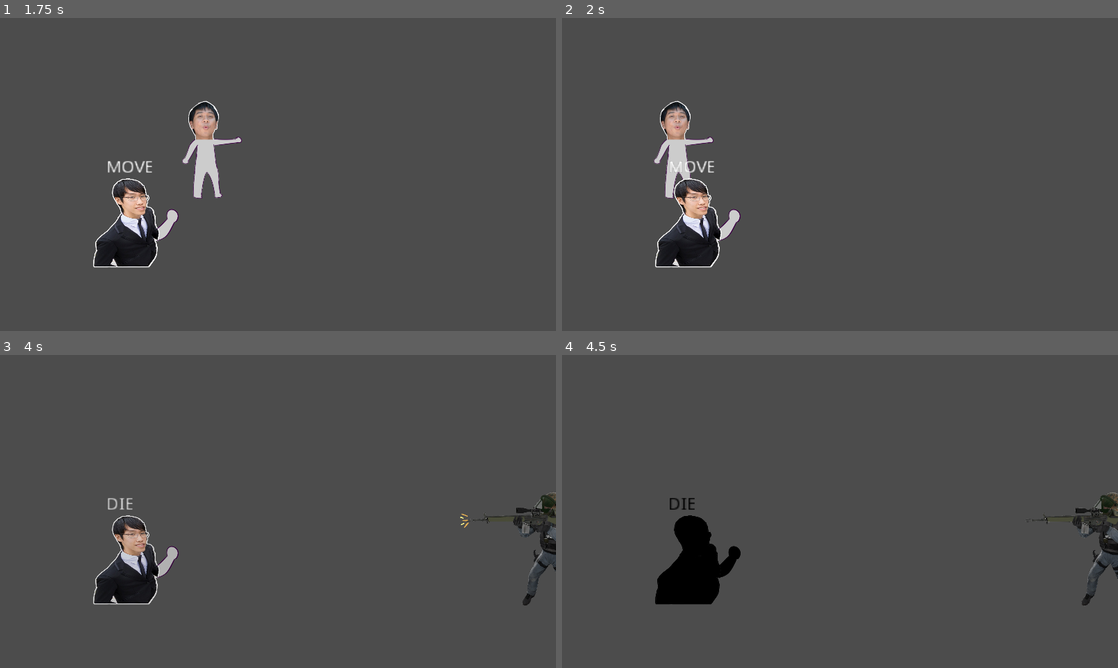
Above: before the commit, frames 1-4 (two rows, left to right).
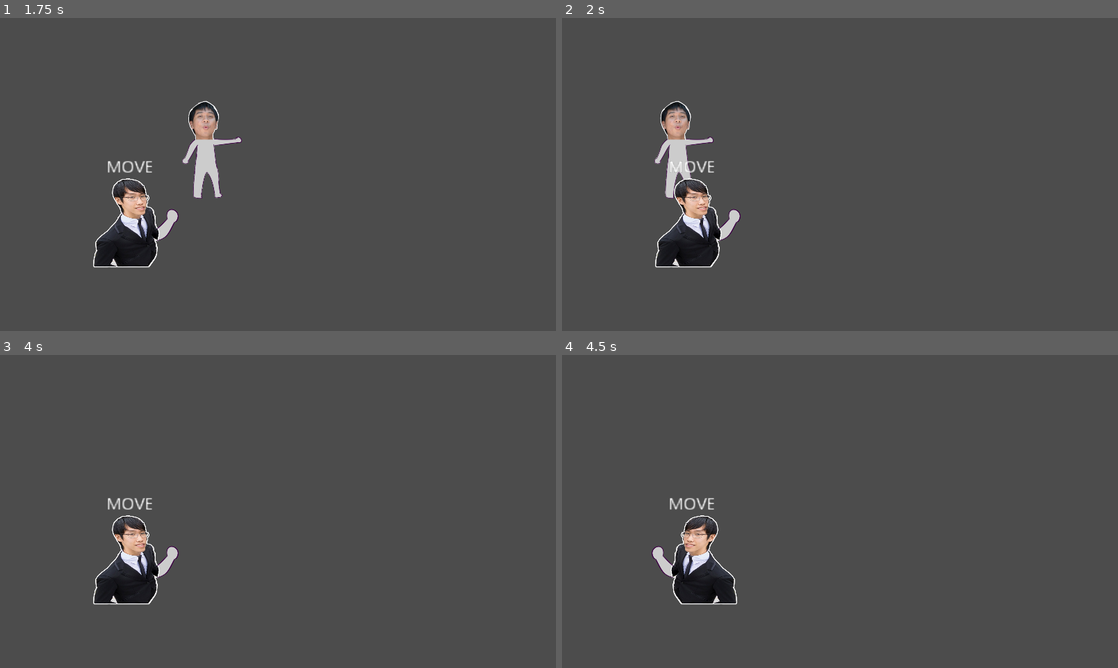
Above: after the commit, the same moments.

Repository: BeatMil/Mugi-again
Game: Godot game, scene res://scene/csgo_m4.tscn
Two runs of this game, one before a commit and one after it. Both use one fixed random seed, a clock stepped at 60 frames per second and the inputs below. This scene is started directly instead of the project's main scene.
Inputs:
- Up to frame 1 (1.75 s): tap Enter (ui_accept) at 0.5, 0.77, 0.8, 1.07, 1.35, 1.52 s; hold L (block) 0.53-1.28 s; hold Right (ui_right) from 0.53 s (still down); tap L (block) at 1.55 s
- Up to frame 2 (2 s): keep holding Right (ui_right); tap Enter (ui_accept) at 1.82 s
- Up to frame 3 (4 s): release Right (ui_right) at 2.03 s; hold Left (ui_left) 2.03-2.78 s; hold K (attack02) 2.03-2.78 s; tap Enter (ui_accept) at 2.3, 2.75, 3.02, 3.32, 3.5, 3.77, 3.8 s; hold Right (ui_right) from 2.78 s (still down); tap L (block) at 2.85 s; hold R from 3.53 s (still down)
- Up to frame 4 (4.5 s): tap Enter (ui_accept) at 4.07 s; release Right (ui_right) at 4.28 s; release R at 4.28 s; hold Left (ui_left) from 4.28 s (still down); tap Backspace at 4.35 s

Frame 1 is identical in both runs. In frame 2, 0.2% of the frame differs, in the area x 16-28%, y 26-58%; in frame 3, 1.8%; in frame 4, 4.0%, in the area x 16-100%, y 43-81%.

Commit message:
added event01 - event05 in csgo scene

Diff:
--- a/prefab/enemy_ct.tscn
+++ b/prefab/enemy_ct.tscn
@@ -1,9 +1,10 @@
-[gd_scene load_steps=10 format=2]
+[gd_scene load_steps=12 format=2]
 
 [ext_resource path="res://media/Enemy/enemy_ct.png" type="Texture" id=1]
 [ext_resource path="res://media/Sound/csgo/csgo/m4a1_01.wav" type="AudioStream" id=2]
 [ext_resource path="res://script/enemy_ct.gd" type="Script" id=3]
 [ext_resource path="res://media/Sound/csgo/csgo/zeus.wav" type="AudioStream" id=4]
+[ext_resource path="res://media/Sound/csgo/csgo/alert.wav" type="AudioStream" id=5]
 
 [sub_resource type="RectangleShape2D" id=1]
 extents = Vector2( 128, 256 )
@@ -34,6 +35,46 @@
 "transitions": PoolRealArray( 1 ),
 "update": 1,
 "values": [ ExtResource( 4 ) ]
+}
+tracks/2/type = "value"
+tracks/2/path = NodePath("sfx:playing")
+tracks/2/interp = 1
+tracks/2/loop_wrap = true
+tracks/2/imported = false
+tracks/2/enabled = true
+tracks/2/keys = {
+"times": PoolRealArray( 0 ),
+"transitions": PoolRealArray( 1 ),
+"update": 1,
+"values": [ true ]
+}
+
+[sub_resource type="Animation" id=6]
+resource_name = "hide"
+length = 0.5
+tracks/0/type = "value"
+tracks/0/path = NodePath(".:modulate")
+tracks/0/interp = 1
+tracks/0/loop_wrap = true
+tracks/0/imported = false
+tracks/0/enabled = true
+tracks/0/keys = {
+"times": PoolRealArray( 0, 0.5 ),
+"transitions": PoolRealArray( 1, 1 ),
+"update": 0,
+"values": [ Color( 1, 1, 1, 0 ), Color( 1, 1, 1, 1 ) ]
+}
+tracks/1/type = "value"
+tracks/1/path = NodePath("sfx:stream")
+tracks/1/interp = 1
+tracks/1/loop_wrap = true
+tracks/1/imported = false
+tracks/1/enabled = true
+tracks/1/keys = {
+"times": PoolRealArray( 0 ),
+"transitions": PoolRealArray( 1 ),
+"update": 1,
+"values": [ ExtResource( 5 ) ]
 }
 tracks/2/type = "value"
 tracks/2/path = NodePath("sfx:playing")
@@ -126,6 +167,7 @@
 
 [node name="AnimationPlayer" type="AnimationPlayer" parent="."]
 anims/die = SubResource( 5 )
+anims/hide = SubResource( 6 )
 anims/idle = SubResource( 2 )
 anims/shoot = SubResource( 3 )
 
--- a/scene/csgo_m4.tscn
+++ b/scene/csgo_m4.tscn
@@ -10,6 +10,15 @@
 [ext_resource path="res://media/Sound/csgo/friends/bill-where_are_you01.wav" type="AudioStream" id=8]
 [ext_resource path="res://prefab/enemy_ct.tscn" type="PackedScene" id=9]
 [ext_resource path="res://prefab/curtain.tscn" type="PackedScene" id=10]
+[ext_resource path="res://media/Sound/csgo/friends/dew-they_see_me01.wav" type="AudioStream" id=11]
+[ext_resource path="res://media/Sound/csgo/friends/bill_dew_go.wav" type="AudioStream" id=12]
+[ext_resource path="res://media/Sound/csgo/friends/dew-behind_orange_box01.wav" type="AudioStream" id=13]
+[ext_resource path="res://media/Block/orange_box.png" type="Texture" id=14]
+[ext_resource path="res://media/Sound/csgo/friends/bill-no01.wav" type="AudioStream" id=15]
+[ext_resource path="res://media/Sound/csgo/friends/dew-go_b_now01.wav" type="AudioStream" id=16]
+[ext_resource path="res://media/Sound/csgo/friends/bill-noise01.wav" type="AudioStream" id=17]
+[ext_resource path="res://media/Sound/csgo/friends/bill-miss_my_shot01.wav" type="AudioStream" id=18]
+[ext_resource path="res://media/Sound/csgo/csgo/awp_02.wav" type="AudioStream" id=19]
 
 [sub_resource type="DynamicFont" id=1]
 size = 50
@@ -27,7 +36,7 @@
 "times": PoolRealArray( 0, 1 ),
 "transitions": PoolRealArray( 5, 1 ),
 "update": 0,
-"values": [ Vector2( 1536, 320 ), Vector2( 4500, 320 ) ]
+"values": [ Vector2( 1536, 320 ), Vector2( 5296, 336 ) ]
 }
 tracks/1/type = "value"
 tracks/1/path = NodePath("sfx:stream")
@@ -52,6 +61,130 @@
 "transitions": PoolRealArray( 1 ),
 "update": 1,
 "values": [ true ]
+}
+
+[sub_resource type="Animation" id=6]
+resource_name = "dew_event01"
+length = 1.4
+tracks/0/type = "value"
+tracks/0/path = NodePath("sfx:stream")
+tracks/0/interp = 1
+tracks/0/loop_wrap = true
+tracks/0/imported = false
+tracks/0/enabled = true
+tracks/0/keys = {
+"times": PoolRealArray( 0 ),
+"transitions": PoolRealArray( 1 ),
+"update": 1,
+"values": [ ExtResource( 11 ) ]
+}
+tracks/1/type = "value"
+tracks/1/path = NodePath("sfx:playing")
+tracks/1/interp = 1
+tracks/1/loop_wrap = true
+tracks/1/imported = false
+tracks/1/enabled = true
+tracks/1/keys = {
+"times": PoolRealArray( 0 ),
+"transitions": PoolRealArray( 1 ),
+"update": 1,
+"values": [ true ]
+}
+
+[sub_resource type="Animation" id=8]
+resource_name = "event01_5"
+length = 1.5
+tracks/0/type = "value"
+tracks/0/path = NodePath("sfx:stream")
+tracks/0/interp = 1
+tracks/0/loop_wrap = true
+tracks/0/imported = false
+tracks/0/enabled = true
+tracks/0/keys = {
+"times": PoolRealArray( 0 ),
+"transitions": PoolRealArray( 1 ),
+"update": 1,
+"values": [ ExtResource( 13 ) ]
+}
+tracks/1/type = "value"
+tracks/1/path = NodePath("sfx:playing")
+tracks/1/interp = 1
+tracks/1/loop_wrap = true
+tracks/1/imported = false
+tracks/1/enabled = true
+tracks/1/keys = {
+"times": PoolRealArray( 0 ),
+"transitions": PoolRealArray( 1 ),
+"update": 1,
+"values": [ true ]
+}
+
+[sub_resource type="Animation" id=7]
+resource_name = "event03"
+length = 0.5
+tracks/0/type = "value"
+tracks/0/path = NodePath("sfx:stream")
+tracks/0/interp = 1
+tracks/0/loop_wrap = true
+tracks/0/imported = false
+tracks/0/enabled = true
+tracks/0/keys = {
+"times": PoolRealArray( 0 ),
+"transitions": PoolRealArray( 1 ),
+"update": 1,
+"values": [ ExtResource( 12 ) ]
+}
+tracks/1/type = "value"
+tracks/1/path = NodePath("sfx:playing")
+tracks/1/interp = 1
+tracks/1/loop_wrap = true
+tracks/1/imported = false
+tracks/1/enabled = true
+tracks/1/keys = {
+"times": PoolRealArray( 0 ),
+"transitions": PoolRealArray( 1 ),
+"update": 1,
+"values": [ true ]
+}
+
+[sub_resource type="Animation" id=9]
+resource_name = "event05"
+length = 6.0
+tracks/0/type = "value"
+tracks/0/path = NodePath("bill:position")
+tracks/0/interp = 1
+tracks/0/loop_wrap = true
+tracks/0/imported = false
+tracks/0/enabled = true
+tracks/0/keys = {
+"times": PoolRealArray( 0, 0.8, 3, 4 ),
+"transitions": PoolRealArray( 1, 1, 1, 1 ),
+"update": 0,
+"values": [ Vector2( 5296, 336 ), Vector2( 8576, 336 ), Vector2( 8576, 336 ), Vector2( 5120, 320 ) ]
+}
+tracks/1/type = "value"
+tracks/1/path = NodePath("sfx:stream")
+tracks/1/interp = 1
+tracks/1/loop_wrap = true
+tracks/1/imported = false
+tracks/1/enabled = true
+tracks/1/keys = {
+"times": PoolRealArray( 0.9, 1.2, 2.3, 4, 4.5, 5.3 ),
+"transitions": PoolRealArray( 1, 1, 1, 1, 1, 1 ),
+"update": 1,
+"values": [ ExtResource( 4 ), ExtResource( 16 ), ExtResource( 15 ), ExtResource( 19 ), ExtResource( 18 ), ExtResource( 17 ) ]
+}
+tracks/2/type = "value"
+tracks/2/path = NodePath("sfx:playing")
+tracks/2/interp = 1
+tracks/2/loop_wrap = true
+tracks/2/imported = false
+tracks/2/enabled = true
+tracks/2/keys = {
+"times": PoolRealArray( 0.9, 1.2, 2.3, 4, 4.5, 5.3 ),
+"transitions": PoolRealArray( 1, 1, 1, 1, 1, 1 ),
+"update": 1,
+"values": [ true, true, true, true, true, true ]
 }
 
 [sub_resource type="Animation" id=3]
@@ -106,11 +239,11 @@
 "values": [ true, true, true ]
 }
 
+[sub_resource type="RectangleShape2D" id=5]
+extents = Vector2( 10, 272 )
+
 [sub_resource type="RectangleShape2D" id=4]
 extents = Vector2( 16, 96 )
-
-[sub_resource type="RectangleShape2D" id=5]
-extents = Vector2( 10, 272 )
 
 [node name="csgo_m4" type="Node2D"]
 script = ExtResource( 3 )
@@ -165,8 +298,13 @@
 "_edit_use_anchors_": false
 }
 
+[node name="orange_box" type="Sprite" parent="."]
+position = Vector2( 4160, 560 )
+scale = Vector2( 2.48123, 2.48123 )
+texture = ExtResource( 14 )
+
 [node name="bill" parent="." instance=ExtResource( 2 )]
-position = Vector2( -192, 320 )
+position = Vector2( 5120, 320 )
 scale = Vector2( 0.570313, 0.570313 )
 
 [node name="dew_csgo" parent="." instance=ExtResource( 1 )]
@@ -177,31 +315,95 @@
 position = Vector2( 750.933, -273.067 )
 
 [node name="enemy_ct" parent="." instance=ExtResource( 9 )]
-position = Vector2( 2912, 480 )
+position = Vector2( 4306.75, 487.25 )
+
+[node name="enemy_ct2" parent="." instance=ExtResource( 9 )]
+modulate = Color( 1, 1, 1, 0 )
+position = Vector2( 7200, 496 )
 
 [node name="AnimationPlayer" type="AnimationPlayer" parent="."]
 anims/bill_event01 = SubResource( 2 )
+anims/dew_event01 = SubResource( 6 )
+anims/event01_5 = SubResource( 8 )
+anims/event03 = SubResource( 7 )
+anims/event05 = SubResource( 9 )
 anims/intro = SubResource( 3 )
 
 [node name="sfx" type="AudioStreamPlayer" parent="."]
-stream = ExtResource( 8 )
+stream = ExtResource( 17 )
 
 [node name="event" type="Node2D" parent="."]
 position = Vector2( 1424, 496 )
 
-[node name="event01" type="Area2D" parent="event"]
-__meta__ = {
-"_editor_description_": "Bill runs away"
-}
-
-[node name="CollisionShape2D" type="CollisionShape2D" parent="event/event01"]
-shape = SubResource( 4 )
-
 [node name="event_back_block" type="Area2D" parent="event"]
 position = Vector2( -1456, -112 )
+__meta__ = {
+"_edit_group_": true
+}
 
 [node name="CollisionShape2D" type="CollisionShape2D" parent="event/event_back_block"]
 shape = SubResource( 5 )
+
+[node name="event01" type="Area2D" parent="event"]
+__meta__ = {
+"_edit_group_": true,
+"_editor_description_": "Bill runs away"
+}
+
+[node name="CollisionShape2D" type="CollisionShape2D" parent="event/event01"]
+shape = SubResource( 4 )
+
+[node name="event01_5" type="Area2D" parent="event"]
+position = Vector2( 896, 0 )
+__meta__ = {
+"_edit_group_": true,
+"_editor_description_": "Bill runs away"
+}
+
+[node name="CollisionShape2D" type="CollisionShape2D" parent="event/event01_5"]
+shape = SubResource( 4 )
+
+[node name="event02" type="Area2D" parent="event"]
+position = Vector2( 1712, -16 )
+__meta__ = {
+"_edit_group_": true,
+"_editor_description_": "Bill runs away"
+}
+
+[node name="CollisionShape2D" type="CollisionShape2D" parent="event/event02"]
+position = Vector2( 1408, 16 )
+shape = SubResource( 4 )
+
+[node name="event03" type="Area2D" parent="event"]
+position = Vector2( 2784, -16 )
+__meta__ = {
+"_edit_group_": true,
+"_editor_description_": "Bill runs away"
+}
+
+[node name="CollisionShape2D" type="CollisionShape2D" parent="event/event03"]
+position = Vector2( 992, 16 )
+shape = SubResource( 4 )
+
+[node name="event04" type="Area2D" parent="event"]
+position = Vector2( 5008, 0 )
+__meta__ = {
+"_edit_group_": true,
+"_editor_description_": "Bill runs away"
+}
+
+[node name="CollisionShape2D" type="CollisionShape2D" parent="event/event04"]
+shape = SubResource( 4 )
+
+[node name="event05" type="Area2D" parent="event"]
+position = Vector2( 6080, 0 )
+__meta__ = {
+"_edit_group_": true,
+"_editor_description_": "Bill runs away"
+}
+
+[node name="CollisionShape2D" type="CollisionShape2D" parent="event/event05"]
+shape = SubResource( 4 )
 
 [node name="timer_skip" type="Timer" parent="."]
 wait_time = 0.1
@@ -209,6 +411,11 @@
 [connection signal="animation_finish" from="CanvasLayer/curtain" to="." method="_on_curtain_animation_finish"]
 [connection signal="dead" from="dew_csgo" to="." method="_on_dew_csgo_dead"]
 [connection signal="animation_finished" from="AnimationPlayer" to="." method="_on_AnimationPlayer_animation_finished"]
+[connection signal="area_entered" from="event/event_back_block" to="." method="_on_event_back_block_area_entered"]
 [connection signal="area_entered" from="event/event01" to="." method="_on_event01_area_entered"]
-[connection signal="area_entered" from="event/event_back_block" to="." method="_on_event_back_block_area_entered"]
+[connection signal="area_entered" from="event/event01_5" to="." method="_on_event01_5_area_entered"]
+[connection signal="area_entered" from="event/event02" to="." method="_on_event02_area_entered"]
+[connection signal="area_entered" from="event/event03" to="." method="_on_event03_area_entered"]
+[connection signal="area_entered" from="event/event04" to="." method="_on_event04_area_entered"]
+[connection signal="area_entered" from="event/event05" to="." method="_on_event05_area_entered"]
 [connection signal="timeout" from="timer_skip" to="." method="_on_timer_skip_timeout"]
--- a/script/csgo.gd
+++ b/script/csgo.gd
@@ -9,6 +9,7 @@
 const M4_GUN = preload("res://prefab/m4.tscn")
 const NO_AWP = preload("res://media/Sound/csgo/friends/dew-no_AWP01.wav")
 const IM_IN = preload("res://media/Sound/csgo/friends/dew-Im_in02.wav")
+const FULL_MONEY = preload("res://media/Sound/csgo/friends/bill-full_money01.wav")
 
 onready var gun_name = get_node("Control/gun_name")
 
@@ -20,7 +21,7 @@
 func _ready() -> void:
 	$curtain.set_visible(true)
 	$curtain/AnimationPlayer.play("fade_in")
-	playsfx($"/root/SfxBlock",okay_lets_go)
+	playsfx($"/root/SfxBlock",FULL_MONEY)
 	playsfx($"/root/AudioBlock",MENU_GUN)
 	if $".".has_node("Control"):
 		$Control/revolver.grab_focus()
--- a/script/csgo_m4.gd
+++ b/script/csgo_m4.gd
@@ -19,6 +19,7 @@
 
 
 func _ready() -> void:
+	get_node("enemy_ct2/VisibilityNotifier2D").disconnect("screen_entered",get_node("enemy_ct2"),"_on_VisibilityNotifier2D_screen_entered")
 	$event/event_back_block.set_monitoring(false)
 	$CanvasLayer/skip.set_visible(false)
 	if $"/root/singleton".csgo_skip_m4 == true:
@@ -81,3 +82,34 @@
 	area.get_parent().move_local_x(300)
 	if area.is_in_group("dew"):
 		$"/root/singleton".playsfx($sfx,UHH)
+
+
+func _on_event02_area_entered(area: Area2D) -> void:
+	if area.is_in_group("dew"):
+		$AnimationPlayer.play("dew_event01")
+		$event/event02.queue_free()
+
+
+func _on_event03_area_entered(area: Area2D) -> void:
+	if area.is_in_group("dew"):
+		$AnimationPlayer.play("event03")
+		$event/event03.queue_free()
+
+
+func _on_event01_5_area_entered(area: Area2D) -> void:
+	if area.is_in_group("dew"):
+		$AnimationPlayer.play("event01_5")
+		$event/event01_5.queue_free()
+
+
+func _on_event04_area_entered(area: Area2D) -> void:
+	if area.is_in_group("dew"):
+		get_node("enemy_ct2/AnimationPlayer").play("hide")
+		$event/event04.queue_free()
+
+
+func _on_event05_area_entered(area: Area2D) -> void:
+	if area.is_in_group("dew"):
+		$event/event_back_block.set_position($event/event05.get_position() + Vector2(-200,0))
+		$AnimationPlayer.play("event05")
+		$event/event05.queue_free()
--- a/script/dew_csgo.gd
+++ b/script/dew_csgo.gd
@@ -14,7 +14,8 @@
 var velocity : Vector2
 var on_point : bool = false # shooting
 var state
-
+#cache
+const SG = preload("res://media/Sound/csgo/csgo/sg556_03.wav")
 func raycast_check():
 	if $RayCast2D.is_colliding():
 		if $RayCast2D.get_collider().is_in_group("enemy"):
@@ -43,6 +44,7 @@
 		$AnimationPlayer.play("gun_jamed")
 	elif Input.is_action_just_pressed("ui_accept") and on_point:
 		if $RayCast2D.get_collider().is_in_group("enemy"):
+			$"/root/singleton".playsfx($AudioStreamPlayer,SG)
 			$timer_after_kill_speech.start()
 			$RayCast2D.get_collider().get_parent().get_node("Timer").stop()
 			$RayCast2D.get_collider().get_parent().get_node("AnimationPlayer").play("die")
--- a/script/enemy_ct.gd
+++ b/script/enemy_ct.gd
@@ -28,3 +28,5 @@
 		$hitscan/CollisionShape2D.set_disabled(true)
 	elif anim_name == "die":
 		queue_free()
+	elif anim_name == "hide":
+		$AnimationPlayer.play("shoot")
Binary file added: media/Block/orange_box.png
Not shown, added: media/Block/orange_box.png.import
Not shown, added: media/Sound/csgo/csgo/alert.wav.import
Not shown, added: media/Sound/csgo/csgo/awp_02.wav.import
Not shown, added: media/Sound/csgo/csgo/sg556_03.wav.import
Not shown, added: media/Sound/csgo/friends/bill-full_money01.wav.import
Not shown, added: media/Sound/csgo/friends/bill-miss_my_shot01.wav.import
Not shown, added: media/Sound/csgo/friends/bill-no01.wav.import
Not shown, added: media/Sound/csgo/friends/bill-noise01.wav.import
Not shown, added: media/Sound/csgo/friends/dew-behind_orange_box01.wav.import
Not shown, added: media/Sound/csgo/friends/dew-go_b_now01.wav.import
Not shown, added: media/Sound/csgo/friends/dew-they_see_me01.wav.import
(and 12 more such lines)
